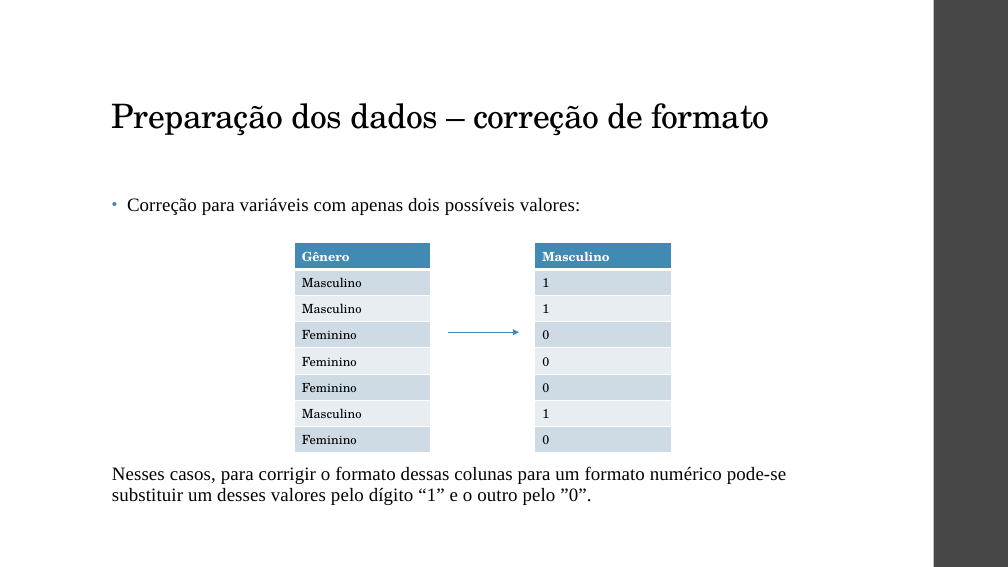
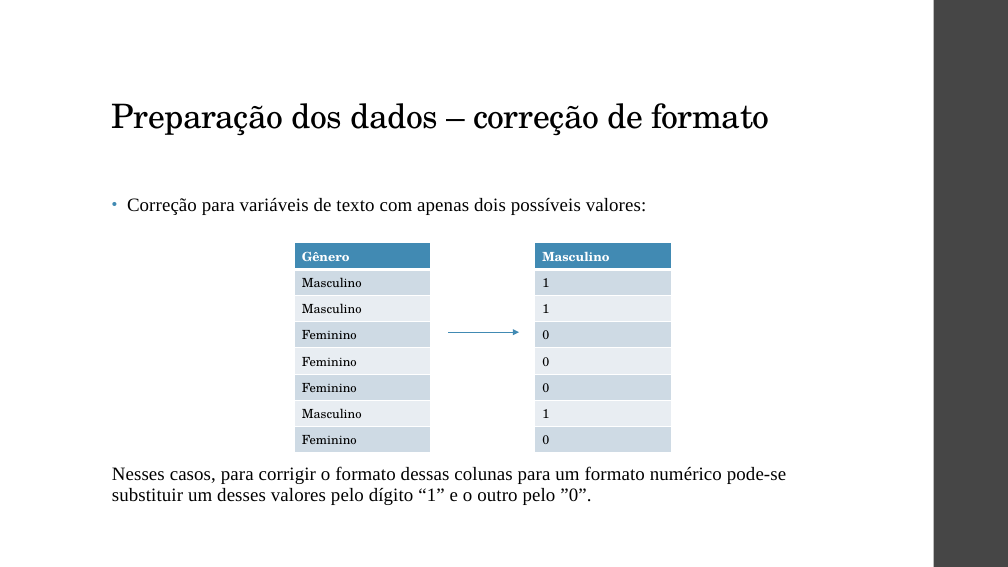
Before and after one commit to ViniPilan/avc-modeling, a slide deck: slide 10 of apresentação.pptx (slide 8 before the commit). Drawn at 1008x567 pixels with LibreOffice and Linux fonts; fonts in the diff are those of the drawing. Boxes give left, top, right and bottom in pixels: in the first picture for what was removed or moved away, otherwise in the second. Text is boxed around its words. In the diff, an @@ line names an element or a change of style, - is before the commit and + after.

```diff
--- a/apresentação.pptx
+++ b/apresentação.pptx
@@ text at box(127, 198, 647, 215): text changed @@
-• Correção para variáveis com apenas dois possíveis valores:
+• Correção para variáveis de texto com apenas dois possíveis valores:
```
Also in this commit, not shown: 2 other slides changed, 12 slides added.
